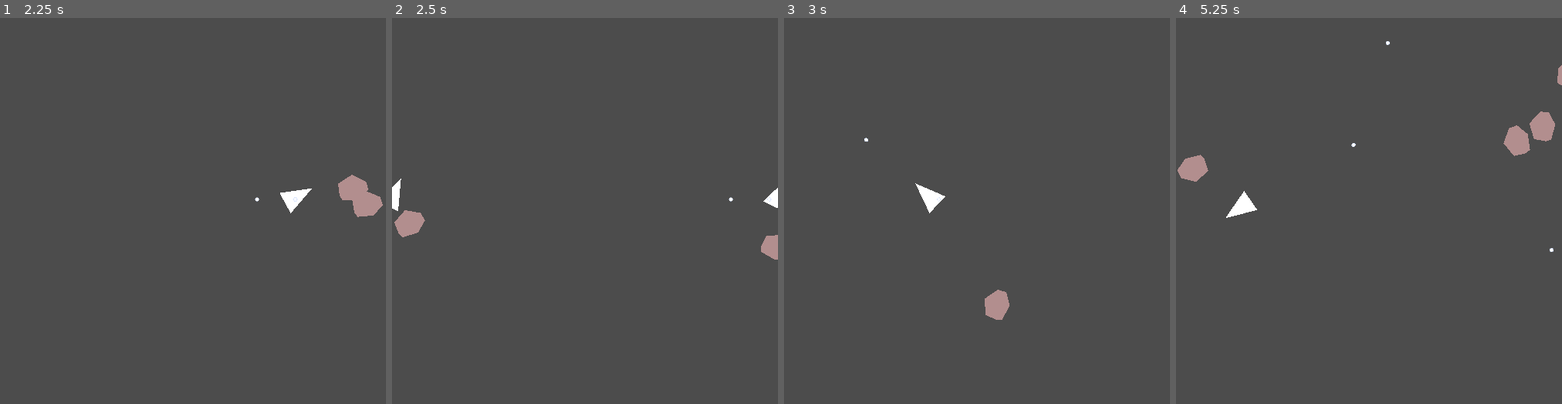
Above: before the commit, frames 1-4 (left to right).
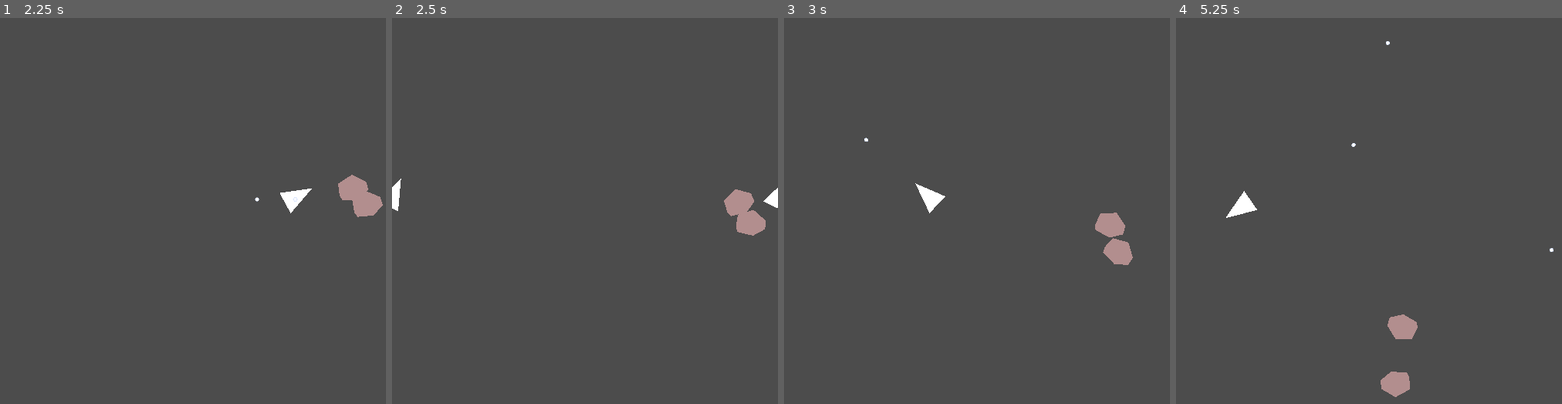
Above: after the commit, the same moments.

Repository: leddkire/godot-asteroids
Game: Godot game, scene res://Main.tscn
The game is run twice, just before and just after one commit, with the same random seed, the same clock (stepped at 60 frames per second) and the same inputs.
Inputs (mouse positions are in pixels of both pictures, inside the frame that each line leads up to):
- Up to frame 1 (2.25 s): move the mouse to (173, 288) at 0.52 s; hold Space (shoot_projectile) 0.53-1.28 s; hold Up (move_up) 0.53-2.03 s; click (173, 288) at 0.67 s; move the mouse to (308, 268) at 1.27 s; tap Space (shoot_projectile) at 1.35 s; move the mouse to (77, 153) at 2.02 s; hold Left (move_left) from 2.03 s (still down); hold Space (shoot_projectile) from 2.03 s (still down)
- Up to frame 2 (2.5 s): keep holding Left (move_left); keep holding Space (shoot_projectile)
- Up to frame 3 (3 s): keep holding Left (move_left); move the mouse to (996, 211) at 2.77 s; release Space (shoot_projectile) at 2.78 s; tap Space (shoot_projectile) at 2.85 s; click (996, 211) at 2.92 s
- Up to frame 4 (5.25 s): move the mouse to (1311, 114) at 3.52 s; hold Space (shoot_projectile) 3.53-4.28 s; move the mouse to (1453, 191) at 4.27 s; release Left (move_left) at 4.28 s; hold Right (move_right) 4.28-5.03 s; tap Space (shoot_projectile) at 4.35 s; move the mouse to (1291, 230) at 5.02 s; hold Up (move_up) from 5.03 s (still down); hold Space (shoot_projectile) from 5.03 s (still down); click (1291, 230) at 5.17 s

Frame 1 is identical in both runs. In frame 2, 1.3% of the frame differs, in the area x 0-100%, y 44-63%; in frame 3, 1.1%; in frame 4, 1.9%, in the area x 0-100%, y 12-99%.
Error before the commit: Attempt to call function 'set_new_position' in base 'previously freed instance' on a null instance. (res://rules/screen_wrap/EntityScreenWrapRule.gd:14)

Commit message:
Add logic for ship collision with an asteroid
- The player will lose a life if the ship collides with an asteroid

Diff:
--- a/Main.tscn
+++ b/Main.tscn
@@ -27,7 +27,6 @@
 "ships",
 ] instance=ExtResource( 2 )]
 position = Vector2( 255, 235 )
-collision_layer = 2
 
 [node name="south_edge" parent="." instance=ExtResource( 3 )]
 script = ExtResource( 4 )
--- /dev/null
+++ b/antennas/ShipAntenna.gd
@@ -0,0 +1,18 @@
+extends Node
+
+signal ship_collided_with_asteroid
+const ships_in_game = 9
+var received_signals = 0
+
+func _ready():
+    pass
+
+func ship_collided_with_asteroid():
+    received_signals = received_signals + 1
+    if(received_signals == ships_in_game):
+        print_debug("Emitting antenna signal")
+        emit_signal("ship_collided_with_asteroid")
+        reset_signal_counter()
+
+func reset_signal_counter():
+    received_signals = 0
--- a/edges/Edge.tscn
+++ b/edges/Edge.tscn
@@ -4,6 +4,7 @@
 extents = Vector2( 30, 280 )
 
 [node name="Edge" type="Area2D"]
+collision_layer = 3
 collision_mask = 0
 __meta__ = {
 "_edit_lock_": true
--- /dev/null
+++ b/lives/player/PlayerLives.gd
@@ -0,0 +1,12 @@
+extends Node
+
+var lives = 3
+
+func _ready():
+    ShipAntenna.connect("ship_collided_with_asteroid", self, "_on_ship_collided_with_asteroid")
+
+func _on_ship_collided_with_asteroid():
+    lives -= 1
+    print_debug("Lost a life. Left: " + str(lives))
+    if(lives==0):
+        print_debug("Player has died")
--- a/project.godot
+++ b/project.godot
@@ -60,6 +60,8 @@
 Edge_Side="*res://edges/Edge_Side.gd"
 GroupConstants="*res://GroupConstants.gd"
 EntityCensus="*res://screen/EntityCensus.gd"
+ShipAntenna="*res://antennas/ShipAntenna.gd"
+PlayerLives="*res://lives/player/PlayerLives.gd"
 
 [display]
 
--- a/ship/ship.gd
+++ b/ship/ship.gd
@@ -8,11 +8,13 @@
 onready var friction : float = 0.99
 onready var shooting_angle : float = 0
 var screen_id
+var ship_antenna
 
 func _ready():
     set_physics_process(true)
     add_to_group(GroupConstants.SHIP)
     add_to_group(GroupConstants.DRIFTS)
+    ship_antenna = ShipAntenna
 
 
 func _input(input_event : InputEvent):
@@ -24,7 +26,8 @@
 func _physics_process(delta):
     self.rotation += calculate_rotation_direction_from_input() * self.rotation_speed * delta
     self.current_velocity_vector = calculate_movement_vector_based_on_input(self.current_velocity_vector, self.rotation, delta)
-    move_and_collide(self.current_velocity_vector)
+    var infinite_inertia = true
+    var collision = move_and_collide(self.current_velocity_vector, infinite_inertia)
 
 func calculate_movement_vector_based_on_input(velocity_vector, current_rotation, delta):
     if Input.is_action_pressed("move_up") :
@@ -81,3 +84,7 @@
 
 func set_new_position(pos: Vector2):
     self.position = pos
+
+func _on_Area2D_body_entered(body):
+    if body is Asteroid:
+        ship_antenna.ship_collided_with_asteroid()
--- a/ship/ship.tscn
+++ b/ship/ship.tscn
@@ -7,6 +7,8 @@
 
 [node name="ship" type="KinematicBody2D"]
 rotation = 1.5708
+collision_layer = 2
+collision_mask = 2
 script = ExtResource( 1 )
 
 [node name="hull" type="Polygon2D" parent="."]
@@ -24,3 +26,12 @@
 
 [node name="projectile_spawn" type="Position2D" parent="."]
 position = Vector2( 0, -30 )
+
+[node name="Area2D" type="Area2D" parent="."]
+
+[node name="CollisionShape2D2" type="CollisionShape2D" parent="Area2D"]
+shape = SubResource( 1 )
+__meta__ = {
+"_edit_lock_": true
+}
+[connection signal="body_entered" from="Area2D" to="." method="_on_Area2D_body_entered"]
